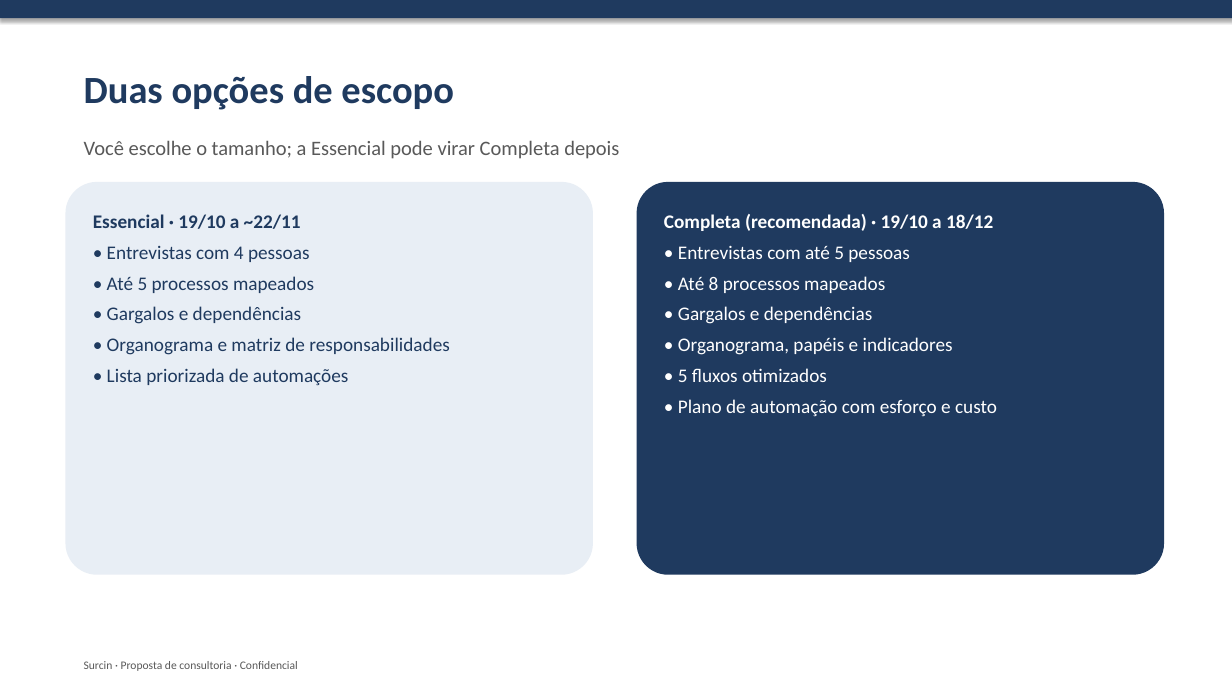
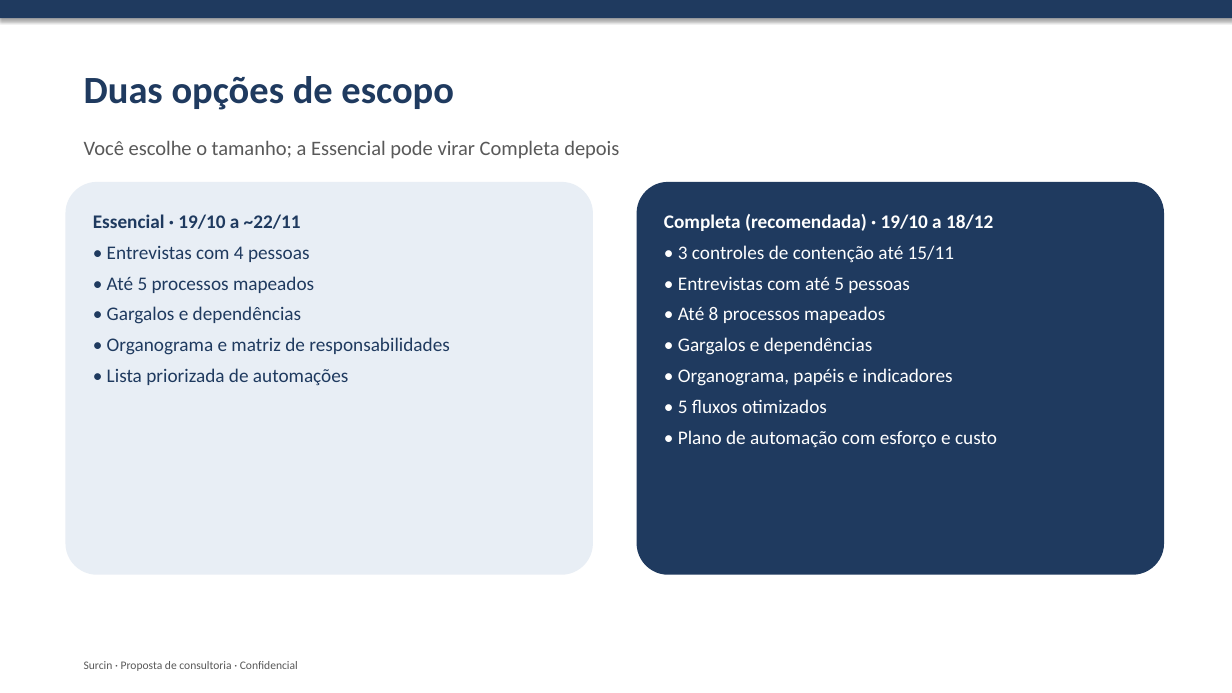
Before and after one commit to rromao-DS/Sourcin-Consultoria, a slide deck: slide 7 of proposta-surcin/06-apresentacao-proposta.pptx (slide 6 before the commit). Drawn at 1232x693 pixels with LibreOffice and Linux fonts; fonts in the diff are those of the drawing. Boxes give left, top, right and bottom in pixels: in the first picture for what was removed or moved away, otherwise in the second. Text is boxed around its words. In the diff, an @@ line names an element or a change of style, - is before the commit and + after.

```diff
--- a/proposta-surcin/06-apresentacao-proposta.pptx
+++ b/proposta-surcin/06-apresentacao-proposta.pptx
@@ text in rounded rectangle at (678,245,954,263): paragraph added @@
+• 3 controles de contenção até 15/11
```
Also in this commit, not shown: 6 other slides changed, 3 slides added, 1 slide removed, 7 other files.
